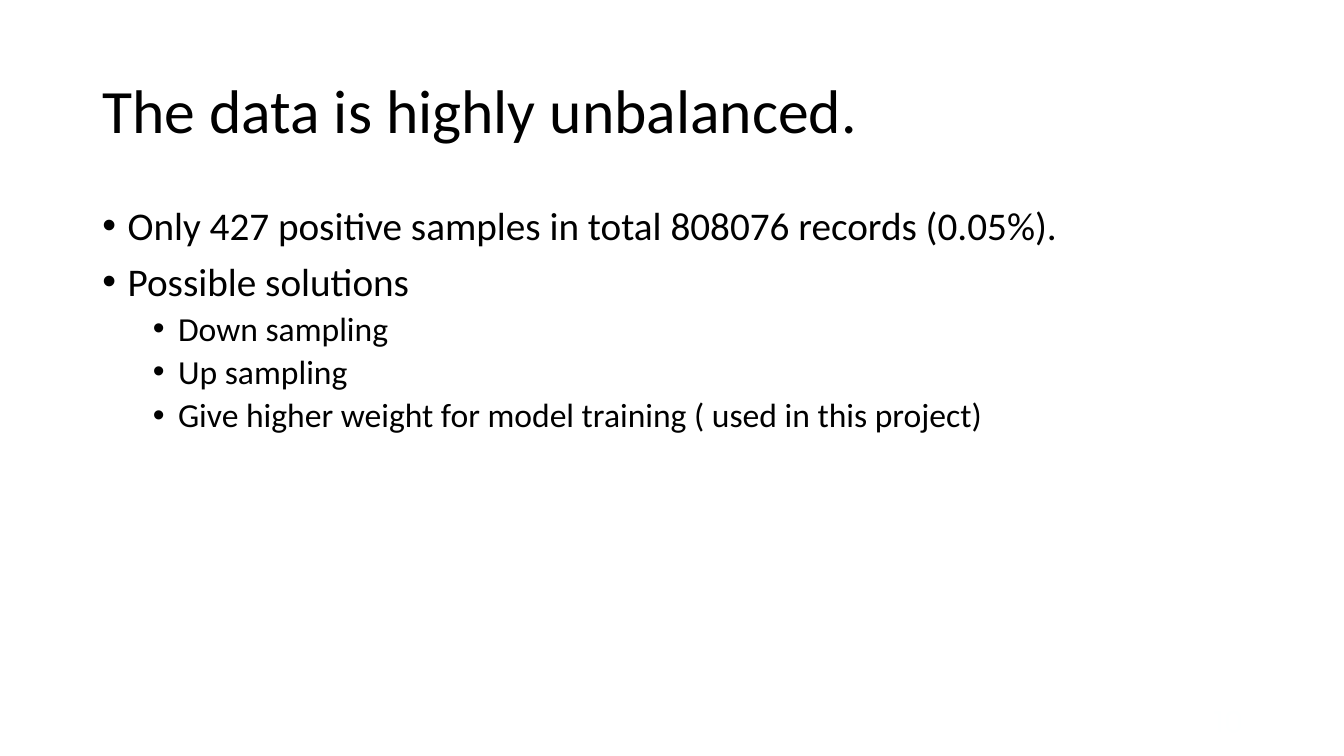
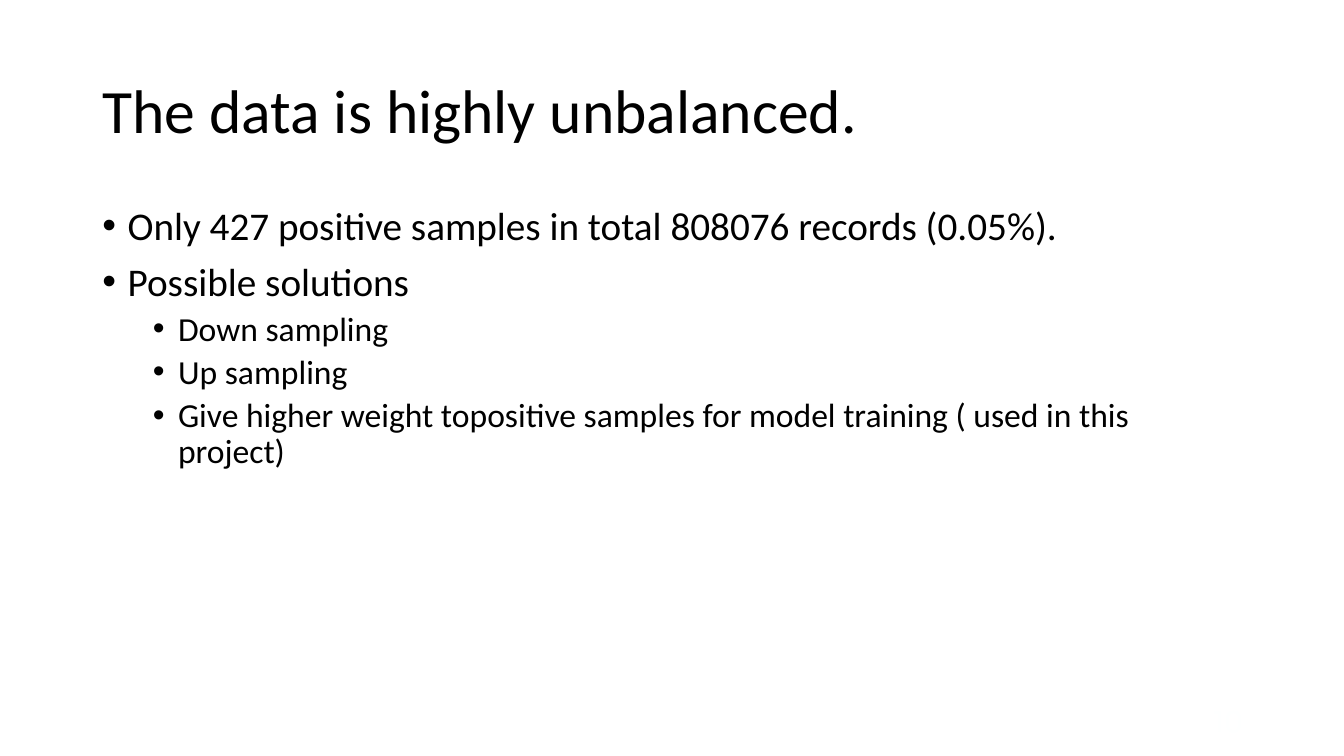
Before and after one commit to maxliu/health_care, a slide deck: slide 10 of Medicare fraud detection_Xinyu Max Liu.pptx. Drawn at 1344x756 pixels with LibreOffice and Linux fonts; fonts in the diff are those of the drawing. Boxes give left, top, right and bottom in pixels: in the first picture for what was removed or moved away, otherwise in the second. Text is boxed around its words. In the diff, an @@ line names an element or a change of style, - is before the commit and + after.

```diff
--- a/Medicare fraud detection_Xinyu Max Liu.pptx
+++ b/Medicare fraud detection_Xinyu Max Liu.pptx
@@ text at (x1=178, y1=403, x2=1129, y2=469): text changed @@
-  • Give higher weight for model training ( used in this project)
+  • Give higher weight topositive samples for model training ( used in this project)
```
Also in this commit, not shown: 2 other slides changed, 1 other file.
